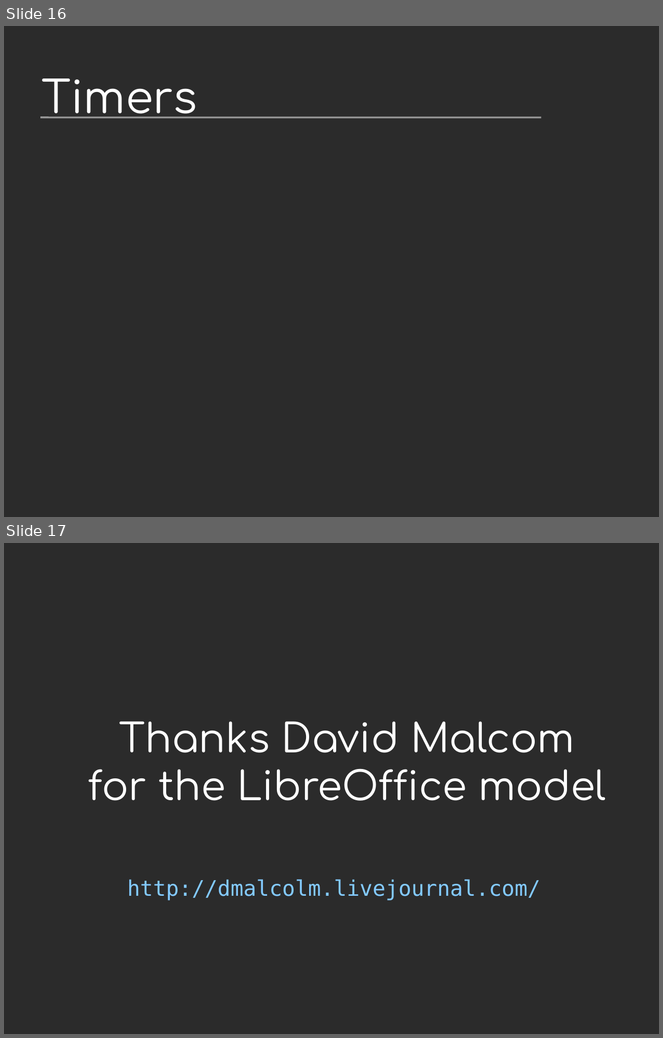
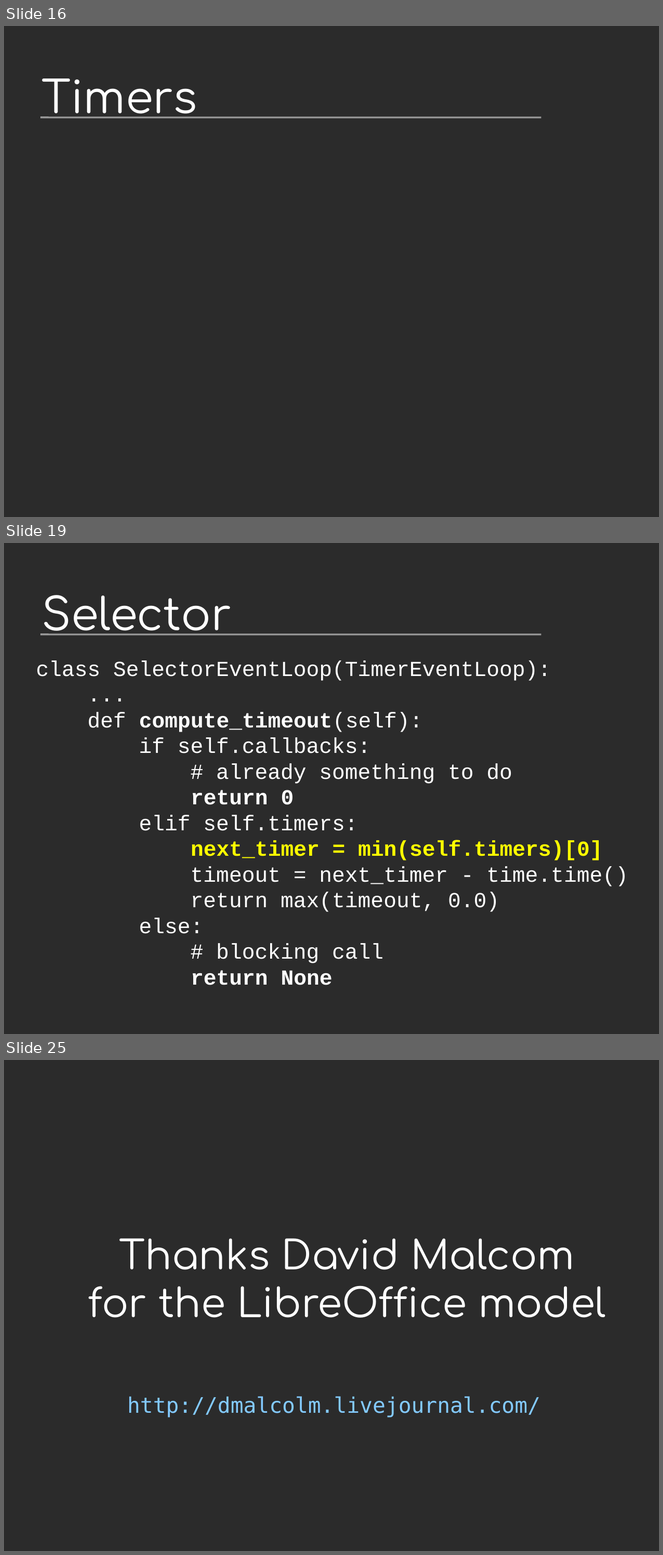
Before and after one commit to vstinner/talks, a slide deck: 2014-Pycon-Lyon/asyncio.odp. Shown one above the other, each under a label of ours: slides 16 and 17 before the commit, slides 16, 19 and 25 after it; the slides between them are not shown. The pictures are 663x1038 and 663x1555 pixels, drawn with LibreOffice and Linux fonts; fonts in the diff are those of the drawing; background and template pictures are left out; a plain dark background stands for a picture behind light text. Boxes give left, top, right and bottom in pixels: in the first picture for what was removed or moved away, otherwise in the second. Text is boxed around its words. In the diff, an @@ line names an element or a change of style, - is before the commit and + after.

Commit message:
selector, generator

```diff
--- a/2014-Pycon-Lyon/asyncio.odp
+++ b/2014-Pycon-Lyon/asyncio.odp
@@ slide 19 added at [4,543,659,1034], background picture (left out); not listed: 1 template element that a slide beside it also shows @@
@@ title added at [41,595,232,636], 54 pt, text #FFFFFF @@
+Selector
@@ text added at [36,661,628,964], 26 pt, text #FFFFFF @@
+class SelectorEventLoop(TimerEventLoop):
+...
+def compute_timeout(self):
+if self.callbacks:
+# already something to do
+return 0
+elif self.timers:
+next_timer = min(self.timers)[0]
+timeout = next_timer - time.time()
+return max(timeout, 0.0)
+else:
+# blocking call
+return None
@@ what was slide 17 is now slide 25 @@
```
Also in this commit, not shown: 5 slides changed, 7 other slides added, 10 other files.
